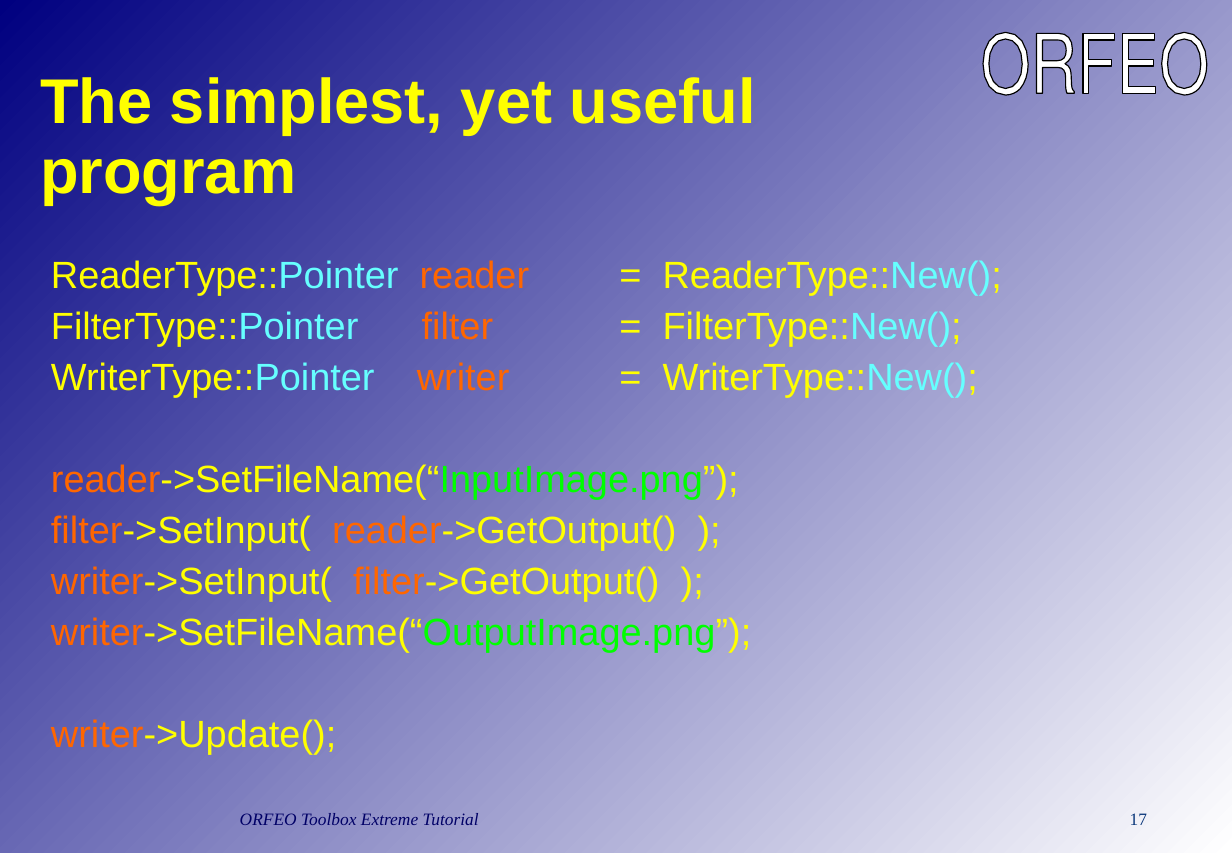
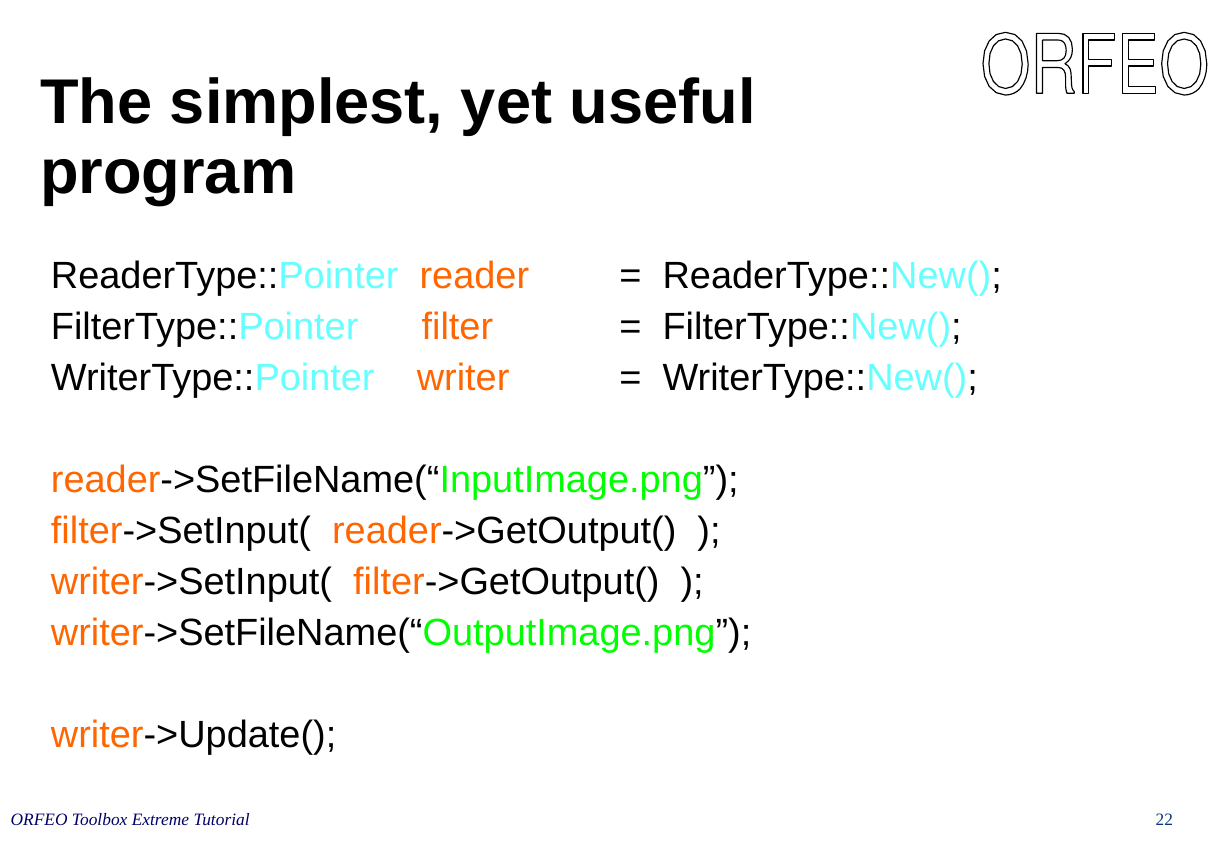
Before and after one commit to orfeotoolbox/OTB-Documents, a slide deck: slide 22 of CourseWare/OTBIn90Minutes.ppt (slide 17 before the commit). Drawn at 1232x853 pixels with LibreOffice and Linux fonts; fonts in the diff are those of the drawing. Boxes give left, top, right and bottom in pixels: in the first picture for what was removed or moved away, otherwise in the second. Text is boxed around its words. In the diff, an @@ line names an element or a change of style, - is before the commit and + after.

```diff
--- a/CourseWare/OTBIn90Minutes.ppt
+++ b/CourseWare/OTBIn90Minutes.ppt
@@ background gradient #000080 to #FFFFFF to #FFFFFF @@
@@ title "The simplest, yet useful program" at (40, 77, 756, 206): text colour #FFFF00 to #000000 @@
@@ text "ReaderType::Pointer reader = ReaderType::New();" at (51, 260, 1002, 754): text colour #FFFF00 to #000000 in "ReaderType::Pointer = ReaderType::New();", "FilterType::Pointer = FilterType::New();", "WriterType::Pointer = WriterType::New();", "reader->SetFileName(“InputImage.png”);" and 4 more places @@
@@ text "ORFEO Toolbox Extreme Tutorial": place and size @@
-text "ORFEO Toolbox Extreme Tutorial" at (240, 813, 479, 825)
+text "ORFEO Toolbox Extreme Tutorial" at (11, 813, 250, 825)
@@ page number removed at (1130, 813, 1147, 825) @@
-17
@@ page number added at (1156, 813, 1173, 825), 11 pt, text #09367A @@
+22
```
Also in this commit, not shown: 23 other slides changed, 8 slides added, 3 slides removed.
